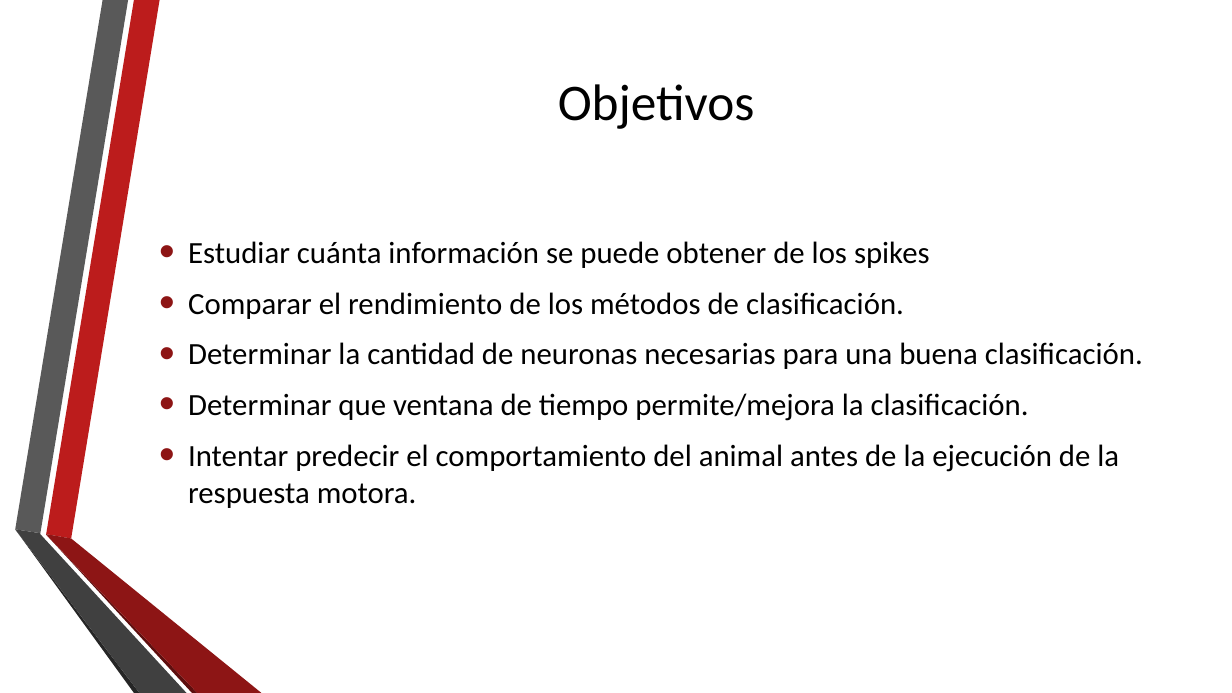
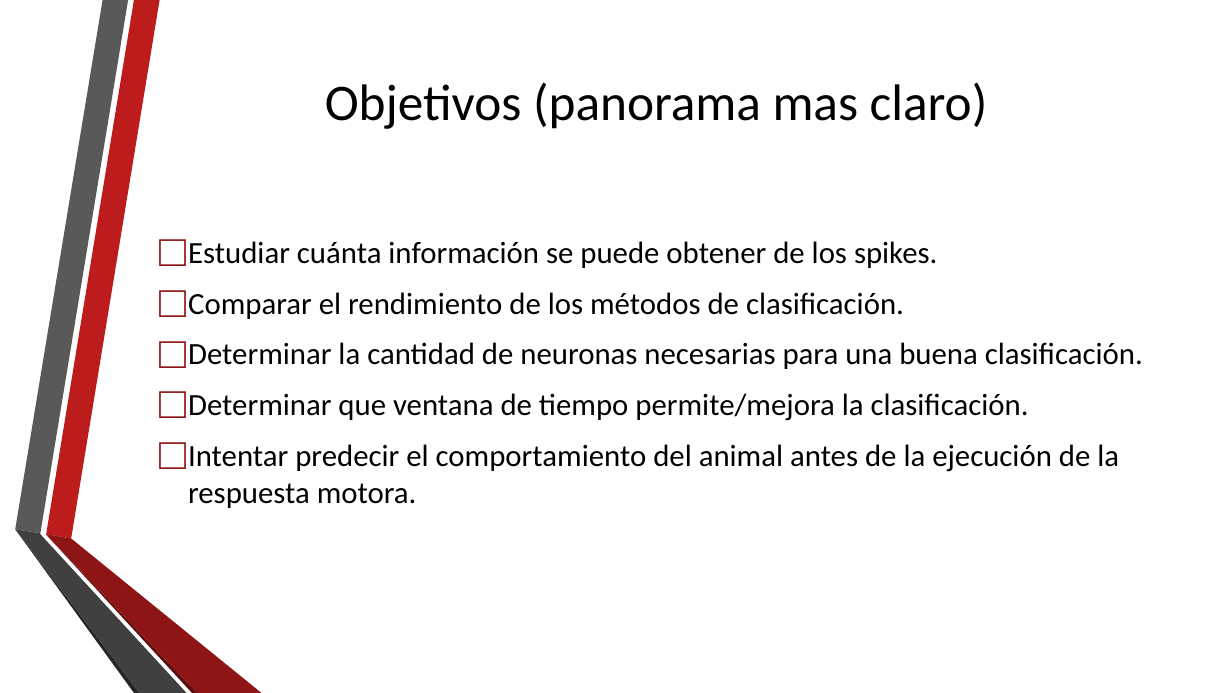
Before and after one commit to neozero86/tesis-megea, a slide deck: slide 33 of Presentacion/PresentacionTesis.pptx (slide 5 before the commit). Drawn at 1232x693 pixels with LibreOffice and Linux fonts; fonts in the diff are those of the drawing; background and template pictures are left out. Boxes give left, top, right and bottom in pixels: in the first picture for what was removed or moved away, otherwise in the second. Text is boxed around its words. In the diff, an @@ line names an element or a change of style, - is before the commit and + after.

```diff
--- a/Presentacion/PresentacionTesis.pptx
+++ b/Presentacion/PresentacionTesis.pptx
@@ title at (x1=325, y1=82, x2=988, y2=129): text changed @@
-Objetivos
+Objetivos (panorama mas claro)
@@ text at (x1=188, y1=241, x2=937, y2=268): text changed @@
-• Estudiar cuánta información se puede obtener de los spikes
+□ Estudiar cuánta información se puede obtener de los spikes.
@@ text at (x1=188, y1=292, x2=1143, y2=508): bullet • to □ @@
```
Also in this commit, not shown: 2 other slides changed, 53 slides added, 1 slide removed, 3 other files.
